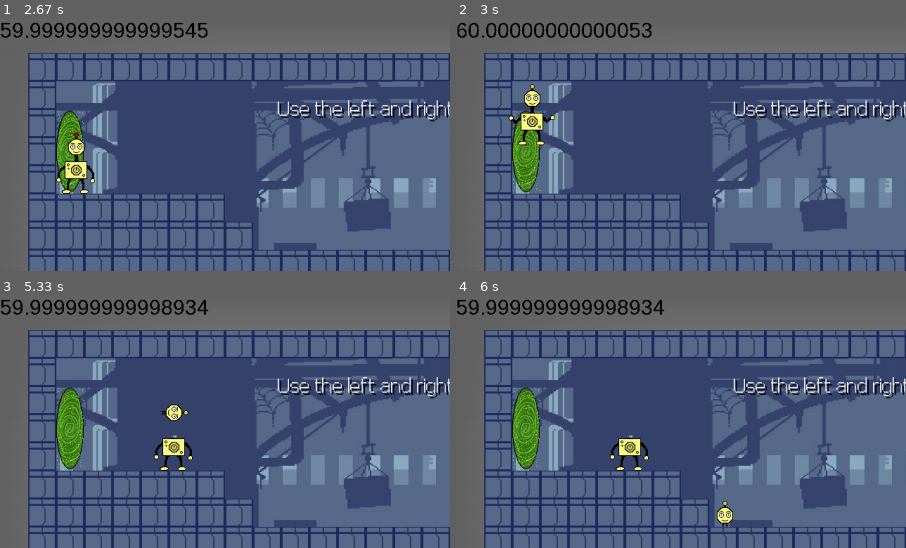
Above: before the commit, frames 1-4 (two rows, left to right).
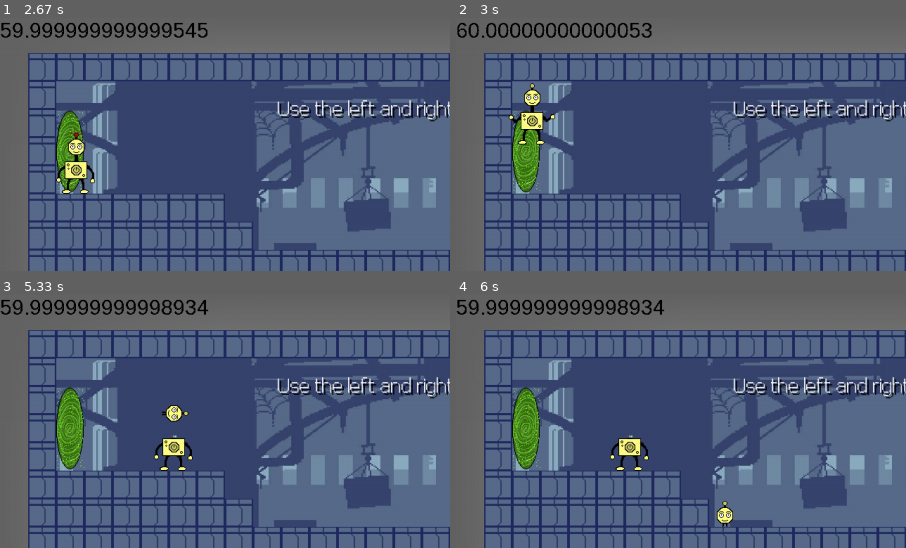
Above: after the commit, the same moments.

Repository: MartinWho2/Mobile_game_jam
Game: pygame game, started from main.py
Same seed, same stepped clock (60 frames per second), same inputs: the game is played once before the commit and once after it.
Inputs (mouse positions are % of the whole screen's width and height, from its top left):
- Up to frame 1 (2.67 s): click (50, 50) at 0.38 s; click (23, 45) at 0.72 s; click (20, 33) at 1.05 s; click (87, 8) at 1.38 s; hold A 1.67-2.2 s; hold A 2.23-2.63 s
- Up to frame 2 (3 s): hold W from 2.67 s (still down)
- Up to frame 3 (5.33 s): release W at 3.03 s; hold D 3.07-3.7 s; click (60, 84) at 3.78 s; hold A 4.07-4.53 s; hold D 4.57-5.03 s; hold W from 5.07 s (still down)
- Up to frame 4 (6 s): release W at 5.37 s; hold D 5.4-5.87 s; hold A from 5.9 s (still down)
The pictures show only the part of the screen within x 0-50%, y 0-50%; the shares and areas given below are measured in that part.

Frame 1 is identical in both runs. In frame 2, 0.5% of the frame differs, in the area x 11-22%, y 25-51%; in frame 3, 0.2%; in frame 4, nothing differs.

Commit message:
Test to improve perf

Diff:
--- a/game.py
+++ b/game.py
@@ -249,36 +249,22 @@
 
     def blit_map(self):
         blit = self.window.blit
-        timing = pygame.time.get_ticks()
         blit(self.map_image, (self.offset[0], self.offset[1]))
-        timing_2 = pygame.time.get_ticks()
-        #print(f"blit map {timing_2-timing} ms")
+
         for r_index, row in enumerate(self.map):
-            for c_index, item in enumerate(row):
-                tile = item
+            for c_index, tile in enumerate(row):
                 if tile == 2:
                     blit(self.glass_image, (c_index * self.tile_size+self.offset[0], r_index * self.tile_size+self.offset[1]))
-        timing = pygame.time.get_ticks()
-        #print(f"blit glass {timing - timing_2}")
-        for vent in self.vent_sprites:
-            blit(vent.image,(vent.rect.x+self.offset[0],vent.rect.y+self.offset[1]))
-        timing_2 = pygame.time.get_ticks()
+
         for button in self.buttons_in_game:
             if button.on == True:
                 blit(button.image_on, (button.rect.x+self.offset[0],button.rect.y+self.offset[1]))
             else:
                 blit(button.image_off, (button.rect.x+self.offset[0],button.rect.y+self.offset[1]))
-        #print(f"blit vent {timing_2 - timing} ms")
-        for door in self.door_sprites:
-            blit(door.image,(door.rect.x+self.offset[0],door.rect.y+self.offset[1]))
-        timing = pygame.time.get_ticks()
-        #print(f"blit doors {timing - timing_2}")
-        for laser in self.laser_sprites:
-            blit(laser.image,(laser.rect.x+self.offset[0],laser.rect.y+self.offset[1]))
-        for tower in self.tower_sprites:
-            blit(tower.image,(tower.rect.x+self.offset[0],tower.rect.y+self.offset[1]))
-        for portal in self.portal_sprites:
-            blit(portal.image, (portal.rect.x+self.offset[0],portal.rect.y+self.offset[1]))
+
+        for sprites in (self.door_sprites,self.vent_sprites, self.laser_sprites, self.tower_sprites, self.portal_sprites):
+            for sprite in sprites:
+                blit(sprite.image,(sprite.rect.x+self.offset[0],sprite.rect.y+self.offset[1]))
 
     def create_map_image(self):
         map_y, map_x = len(self.map), len(self.map[1])
--- a/main.py
+++ b/main.py
@@ -5,6 +5,7 @@
 from os import environ
 import time
 from head import Head
+from pygame._sdl2 import touch
 
 pygame.init()
 window = pygame.display.set_mode((1280, 720))
@@ -34,6 +35,7 @@
     in_game = False
     game = Game(window, path)
     menu = Menu(window, path)
+    tactile = touch.get_num_devices()
     before = time.time()
     icon = pygame.image.load(path+"media/icon.png")
     pygame.display.set_icon(icon)
@@ -61,7 +63,6 @@
                 menu.state = 6
                 game.music.stop()
                 game.music.play(game.menu_music, -1)
-            timing = pygame.time.get_ticks()
             for event in pygame.event.get():
                 if event.type == pygame.QUIT:
                     pygame.quit()
@@ -106,7 +107,7 @@
                                 menu.state = 4
                                 game.music.stop()
                                 game.music.play(game.menu_music,-1)
-                            if game.reset_button.rect.collidepoint(x, y):
+                            elif game.reset_button.rect.collidepoint(x, y):
                                 game.restart()
 
                 elif event.type == pygame.MOUSEBUTTONDOWN:
@@ -114,8 +115,7 @@
                         game.action_button.click(True)
                     if game.action2_button.rect.collidepoint(event.pos):
                         game.action2_button.click(True)
-                    if game.reset_button.rect.collidepoint(event.pos):
-                        game.restart()
+
                 elif event.type == pygame.MOUSEBUTTONUP:
                     if game.action_button.clicking:
                         game.action_button.click(False)
